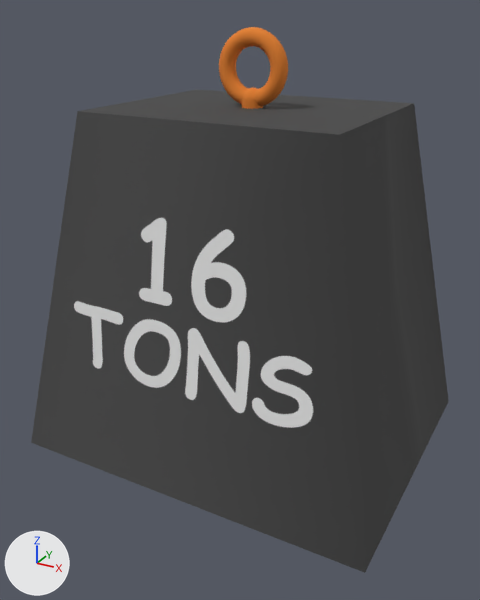
What one commit did to the glTF model 16tonWeight.gltf.
Before and after are seen from a 50 mm camera at (1.12, -2.13, 1.68) aimed at (0.0, -0.09, 0.66). Every picture has the same lights, and +X, +Y and +Z are marked at lower left. The first picture is the older version. Where no turn or scale is listed for an object, it has been applied to the vertices.
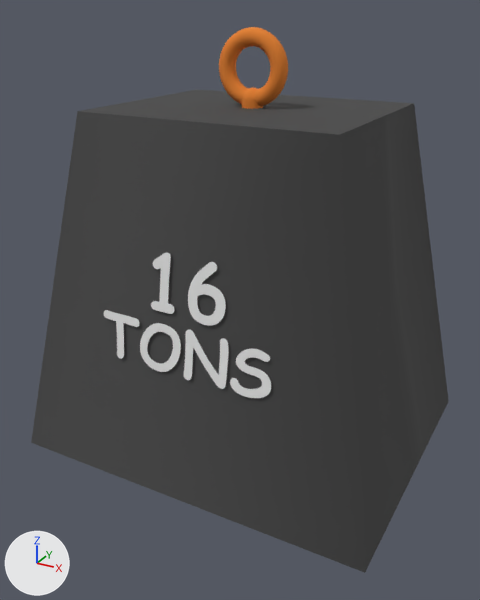
What differs and where, as boxes [x1, y1, x2, y2] in the pictures (480 x 600 px):
'Plane', moved, rescaled (30% narrower, 31% shorter)
    before: [74, 218, 313, 428]
    after: [104, 253, 271, 398]

What changed in the scene script:
```text
Change ob_plane:
    ob_plane.location: (0.0, -0.473, 0.7) -> (0.0, -0.481, 0.7)
    ob_plane.scale: (1.0, 1.0, 1.0) -> (0.7, 0.7, 0.7)
```
